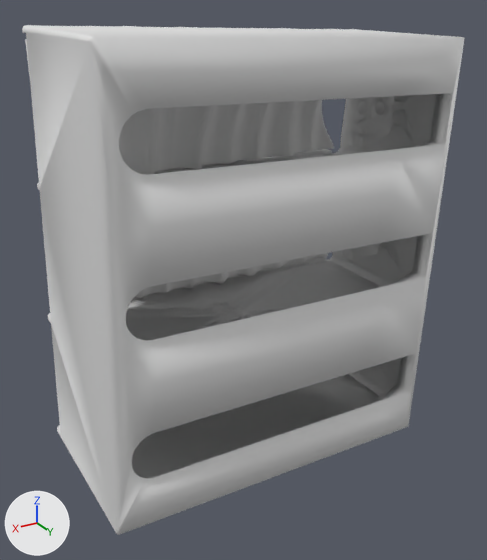
Before and after pictures for a commit that changed the glTF model waveform-home/models/tea-organizer-plain.glb.
Camera for both pictures: a 50 mm camera at (284.0, 246.0, 248.0) aimed at (108.0, -47.0, 101.0). The lights are fixed; the arrows at lower left show +X, +Y and +Z. The picture after the commit comes second. Where no turn or scale is listed for an object, it has been applied to the vertices. Vertices at exactly the same position are counted once.

Before the edit, the objects in view are built like this:
```python
me_mesh_0 = bpy.data.meshes.new('Mesh_0')
me_mesh_0.from_pydata(...)  # 12976 vertices, 25958 faces; spans x 0.0..208.0, y -104.0..0.0, z 0.0..233.0
me_mesh_1 = bpy.data.meshes.new('Mesh_1')
me_mesh_1.from_pydata(...)  # 20030 vertices, 40048 faces; spans x 11.0..197.0, y -104.0..-87.0, z 7.0..226.0
ob_mesh_0 = bpy.data.objects.new('Mesh_0', me_mesh_0)
ob_mesh_0.location = (0.0, 0.0, 0.0)
ob_mesh_1 = bpy.data.objects.new('Mesh_1', me_mesh_1)
ob_mesh_1.location = (0.0, 0.0, 0.0)
```
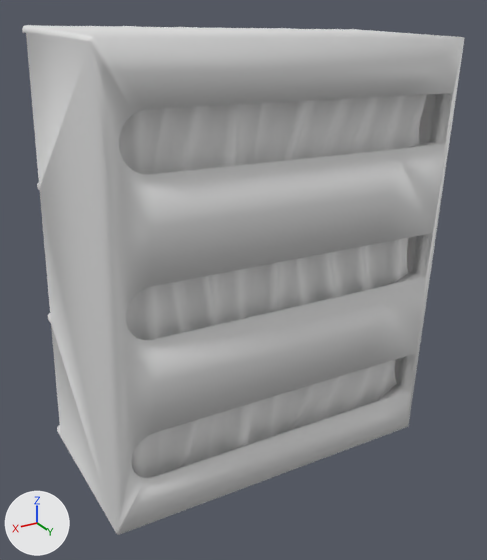
Commit message: Move tea-organizer inserts back to the near wall — far wall was hidden

Where the change shows, as pixel boxes [x1, y1, x2, y2] in the pictures (487 x 560 px):
'Mesh_1', reshaped
    before: [25, 39, 334, 298]
    after: [119, 95, 426, 478]
part 1 of me_mesh_1, deleted
    before: [25, 39, 334, 298]
part 2 of me_mesh_1, added
    after: [119, 95, 426, 478]

Diff of the bpy script that builds the scene:
```diff
--- a/waveform-home/models/tea-organizer-plain.glb.py
+++ b/waveform-home/models/tea-organizer-plain.glb.py
@@ me_mesh_1 @@
 # used by ob_mesh_1; location = (0.0, 0.0, 0.0)
-me_mesh_1.from_pydata(...)  # 20030 vertices, 40048 faces; spans x 11.0..197.0, y -104.0..-87.0, z 7.0..226.0
+me_mesh_1.from_pydata(...)  # 20030 vertices, 40048 faces; spans x 11.0..197.0, y -20.0..-3.0, z 7.0..226.0
+# me_mesh_1 part 1: 20030 vertices removed from x 11.0..197.0, y -104.0..-87.0, z 7.0..226.0
+# me_mesh_1 part 2: 20030 vertices added at x 11.0..197.0, y -20.0..-3.0, z 7.0..226.0
```
